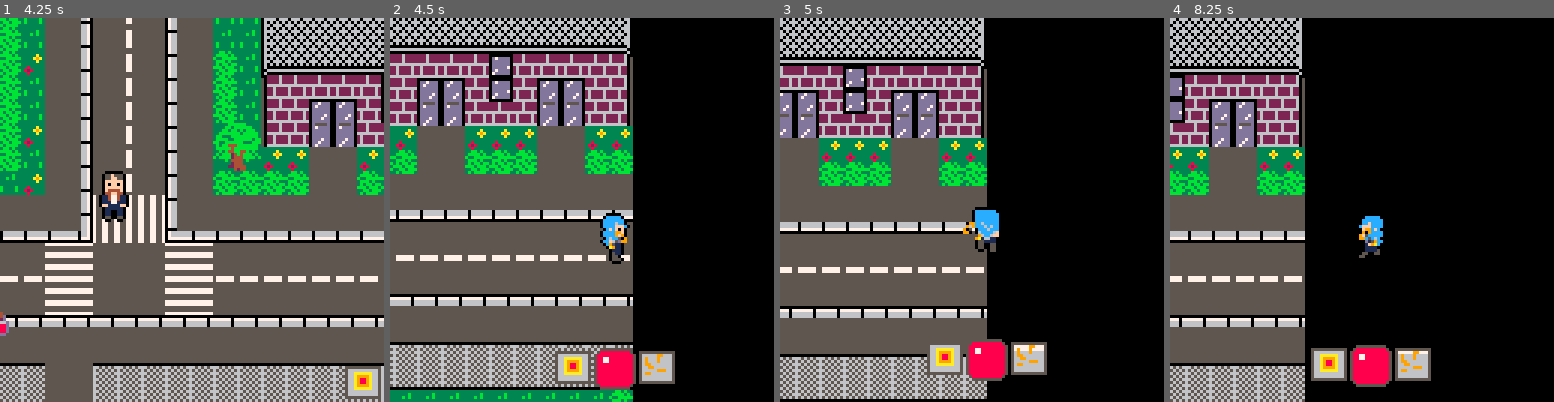
Above: before the commit, frames 1-4 (left to right).
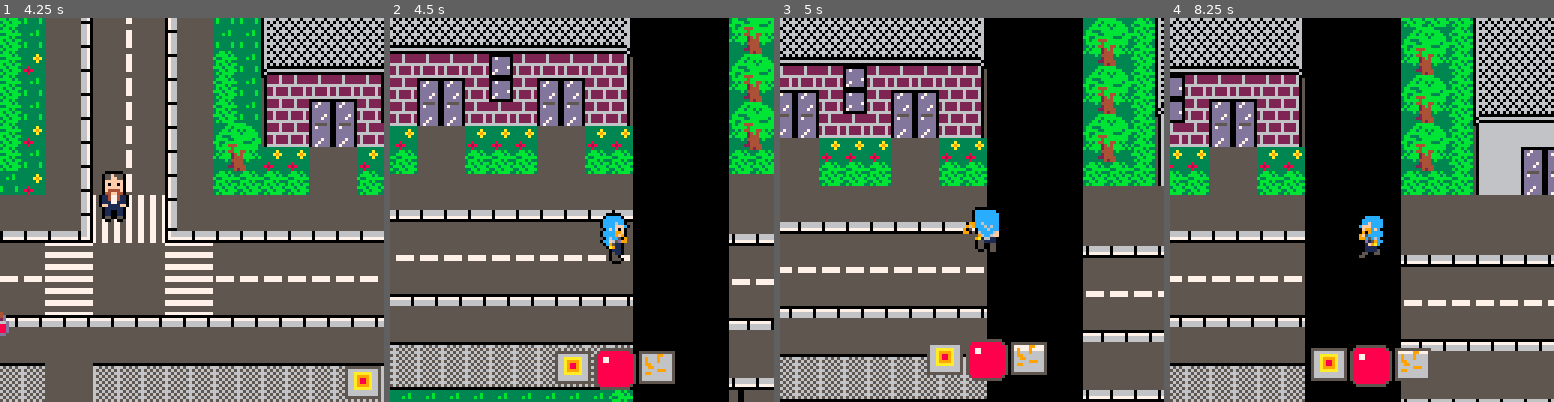
Above: after the commit, the same moments.

Repository: JasonHaenlin/pico-8-sophiaquest
Game: PICO-8 cartridge sophiaquest.p8
The game is run twice, just before and just after one commit, with the same random seed, the same clock (stepped at 60 frames per second) and the same inputs.
Inputs:
- Up to frame 1 (4.25 s): tap X (X key) at 0.33, 1.07, 1.85, 2.97, 4.08 s; tap O (Z key) at 0.7, 1.7, 2.1, 2.5, 2.9, 3.3, 3.7, 4.1 s; hold Right 1.6-2.1 s; hold Up 2.15-2.42 s; hold Right 2.47-3.03 s; hold Left 3.08-3.58 s; hold Down 3.63-3.97 s; hold Right from 4.02 s (still down)
- Up to frame 2 (4.5 s): keep holding Right
- Up to frame 3 (5 s): tap O (Z key) at 4.5, 4.9 s; release Right at 4.68 s; hold Up from 4.73 s (still down)
- Up to frame 4 (8.25 s): release Up at 5.03 s; hold Left 5.08-5.68 s; tap X (X key) at 5.2, 6.32, 7.43 s; tap O (Z key) every 0.4 s from 5.3 to 8.1 s; hold Down 5.73-6.03 s; hold Right 6.08-6.58 s; hold Right 6.63-7.13 s; hold Up 7.18-7.45 s; hold Right 7.5-8.07 s; hold Left from 8.12 s (still down)

Frame 1 is identical in both runs. In frame 2, 11% of the frame differs, in the area x 88-100%, y 0-100%; in frame 3, 20%; in frame 4, 35%, in the area x 60-100%, y 0-100%.

Commit message:
change the hitbox

Diff:
--- a/sophiaquest.p8
+++ b/sophiaquest.p8
@@ -196,7 +196,7 @@
   -- add a draw controller
   draw = draw_characters,
   -- set the hitbox
-  box = {x1 = 0, y1 = 10, x2 = 7, y2 = 15},
+  box = {x1 = 0, y1 = 7, x2 = 7, y2 = 15},
   -- add weapon
   weapon = g_weapons[1]
  })
@@ -219,7 +219,7 @@
     -- add a draw controller
     draw = draw_characters,
     -- set the hitbox
-    box = {x1 = 0, y1 = 10, x2 = 7, y2 = 15},
+    box = {x1 = 0, y1 = 7, x2 = 7, y2 = 15},
     -- add weapon
     weapon = g_weapons[1]
    })
@@ -426,17 +426,16 @@
    local dir_m = going_forward(self)
    move_on(self, dir_m)
   end -- dist >= weapon type
- else
-  self.anim = stay
- end -- is player near
- log(5, dist)
- if (dist < self.weapon.type*8.2) then
+ elseif (dist < self.weapon.type*8.2) then
   local dir_m = get_best_direction(self)
   move_on(self, dir_m)
   local dir_a = prepare_attack_opportunity(self)
   self.d = dir_a
   action_ennemies(self, dir_a)
- end
+  log(5, dist)
+ else
+  self.anim = stay
+ end -- is player near
 end
 
 function controls_player(self)
@@ -1027,9 +1026,10 @@
 end
 
 function draw_game()
+ follow_player()
+
  cls()
- map(0, 0, 0, 0, 48, 48)
- follow_player()
+ map()
 
  set_camera()
 
@@ -1038,8 +1038,8 @@
  draw_dialogs()
  draw_hud()
 
-
- log(1,g_p.x..":"..g_p.y)
+ log(7, g_scr.x..":"..g_scr.y)
+ log(1, g_p.x..":"..g_p.y)
  if(debug_enabled) debug()
 end
 
